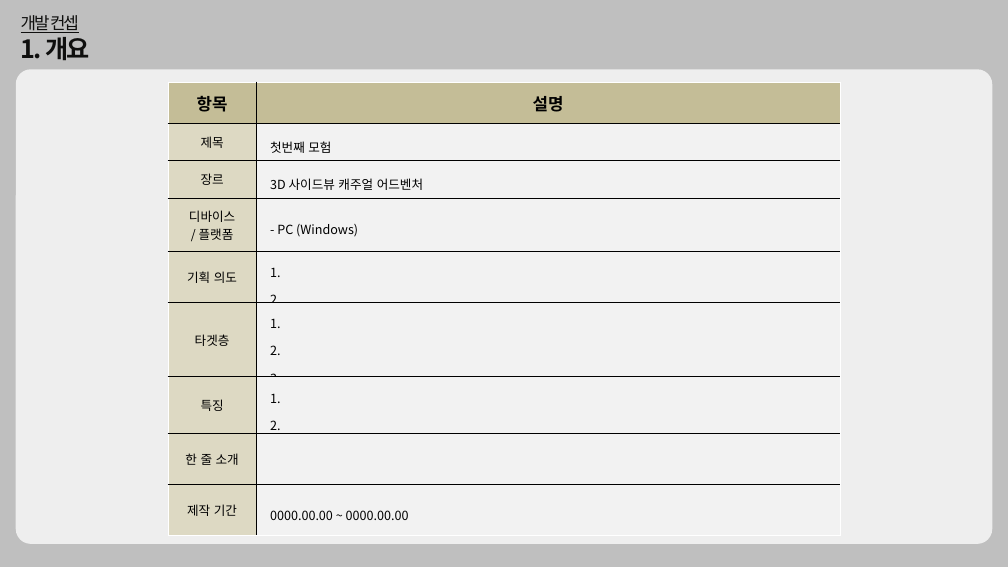
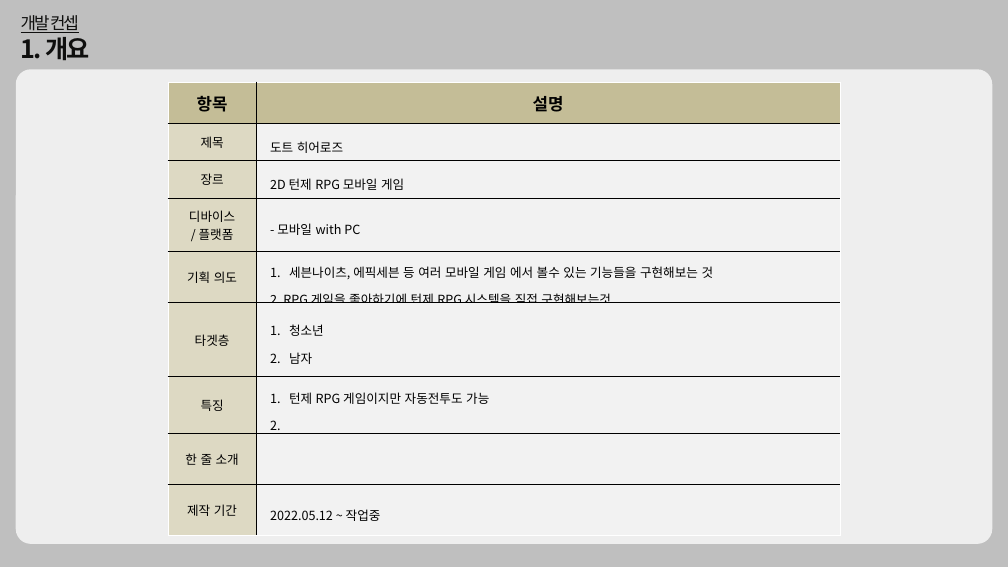
Before and after one commit to dkckacka1/DotHeros-2DPortfolio-, a slide deck: slide 4 of 기획안/수업용_게임기획서샘플 (1).pptx. Drawn at 1008x567 pixels with LibreOffice and Linux fonts; fonts in the diff are those of the drawing. Boxes give left, top, right and bottom in pixels: in the first picture for what was removed or moved away, otherwise in the second. Text is boxed around its words. In the diff, an @@ line names an element or a change of style, - is before the commit and + after.

```diff
--- a/기획안/수업용_게임기획서샘플 (1).pptx
+++ b/기획안/수업용_게임기획서샘플 (1).pptx
@@ table at <box>168,82,840,535</box> @@
-row 2, column 2: 첫번째 모험
+row 2, column 2: 도트 히어로즈
-row 3, column 2: 3D 사이드뷰 캐주얼 어드벤처
+row 3, column 2: 2D 턴제 RPG 모바일 게임
-row 4, column 2: - PC (Windows)
+row 4, column 2: - 모바일 with PC
-row 5, column 2: 1. / 2.
+row 5, column 2: 세븐나이츠, 에픽세븐 등 여러 모바일 게임 에서 볼수 있는 기능들을 구현해보는 것 / 2. RPG 게임을 좋아하기에 턴제 RPG 시스템을 직접 구현해보는것
-row 6, column 2: 1. / 2. / 3.
+row 6, column 2: 청소년 / 남자
-row 7, column 2: 1. / 2.
+row 7, column 2: 턴제 RPG 게임이지만 자동전투도 가능 / 2.
-row 9, column 2: 0000.00.00 ~ 0000.00.00
+row 9, column 2: 2022.05.12 ~ 작업중
```
Also in this commit, not shown: 28 other slides changed.
